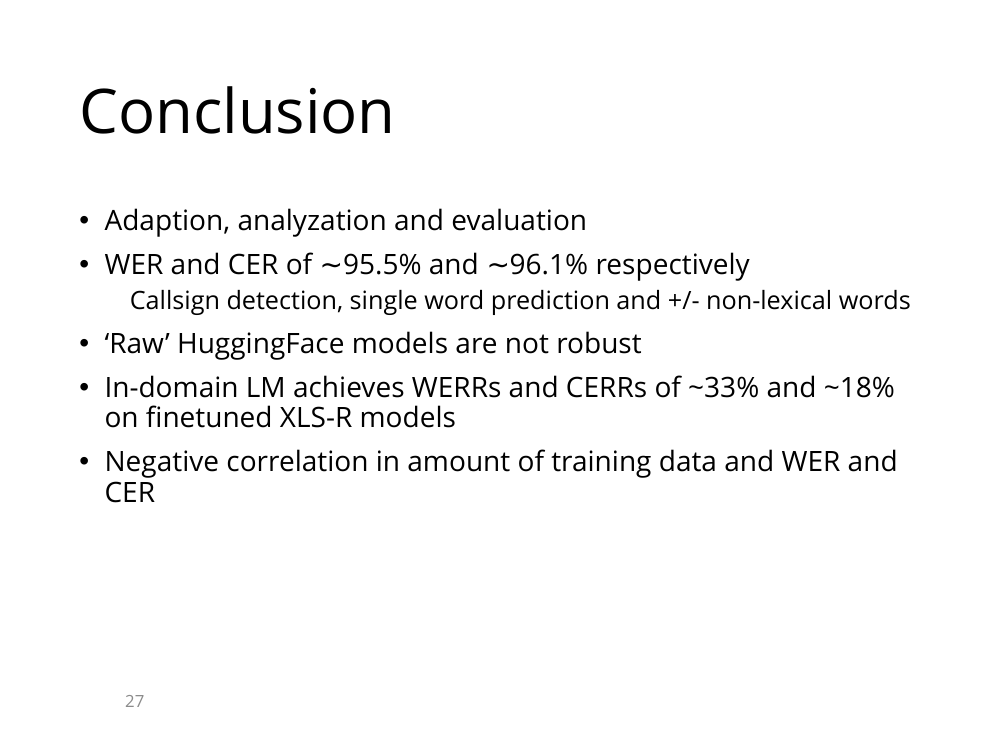
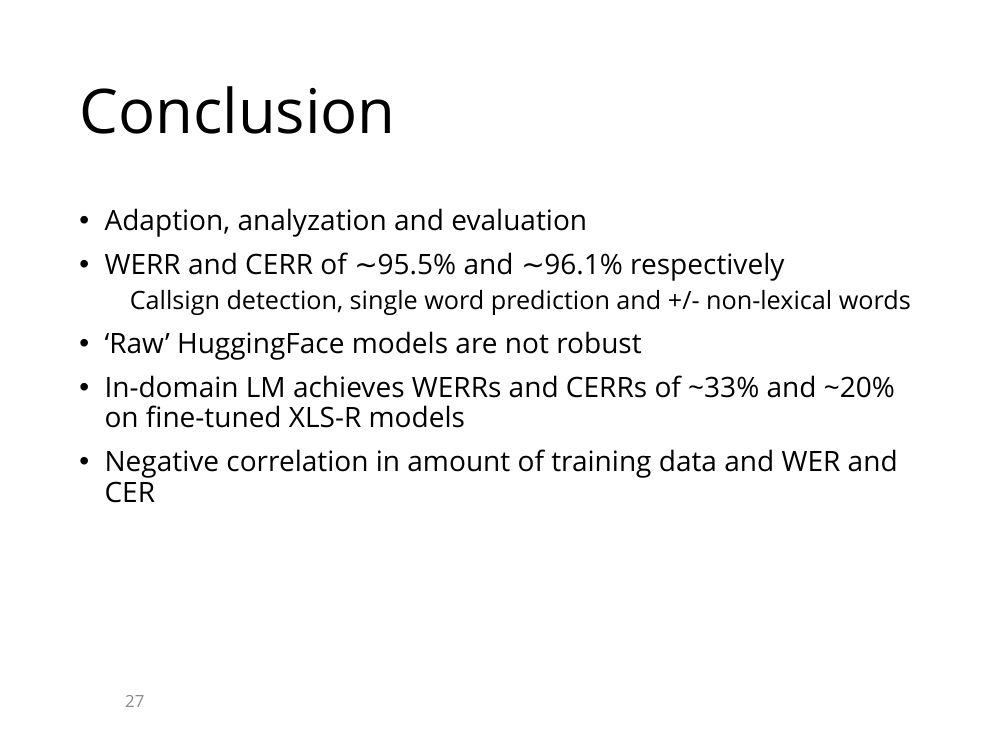
Before and after one commit to KaranChand/ATC, a slide deck: slide 27 of Thesis presentation ATC.pptx. Drawn at 1008x756 pixels with LibreOffice and Linux fonts; fonts in the diff are those of the drawing; background and template pictures are left out. Boxes give left, top, right and bottom in pixels: in the first picture for what was removed or moved away, otherwise in the second. Text is boxed around its words. In the diff, an @@ line names an element or a change of style, - is before the commit and + after.

Commit message:
updated presentation

```diff
--- a/Thesis presentation ATC.pptx
+++ b/Thesis presentation ATC.pptx
@@ text at <box>105,252,784,281</box>: text changed @@
-• WER and CER of ∼95.5% and ∼96.1% respectively
+• WERR and CERR of ∼95.5% and ∼96.1% respectively
@@ text at <box>105,375,895,428</box>: text changed @@
-• In-domain LM achieves WERRs and CERRs of ~33% and ~18% on finetuned XLS-R models
+• In-domain LM achieves WERRs and CERRs of ~33% and ~20% on fine-tuned XLS-R models
```
Also in this commit, not shown: 3 other slides changed.
